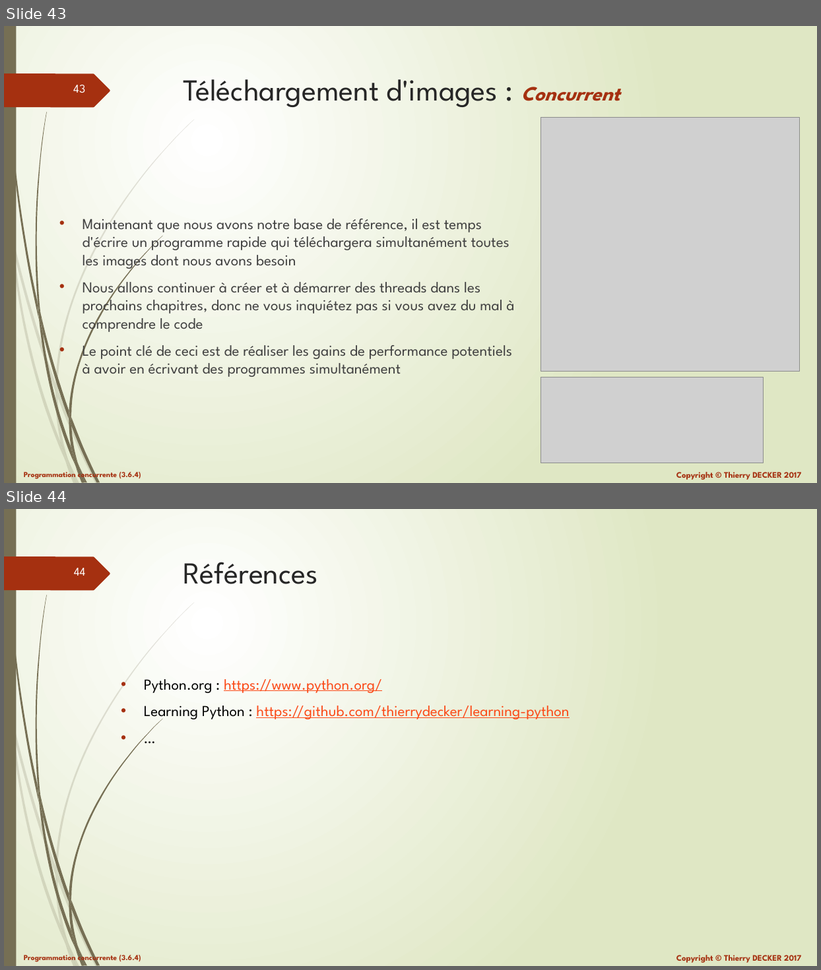
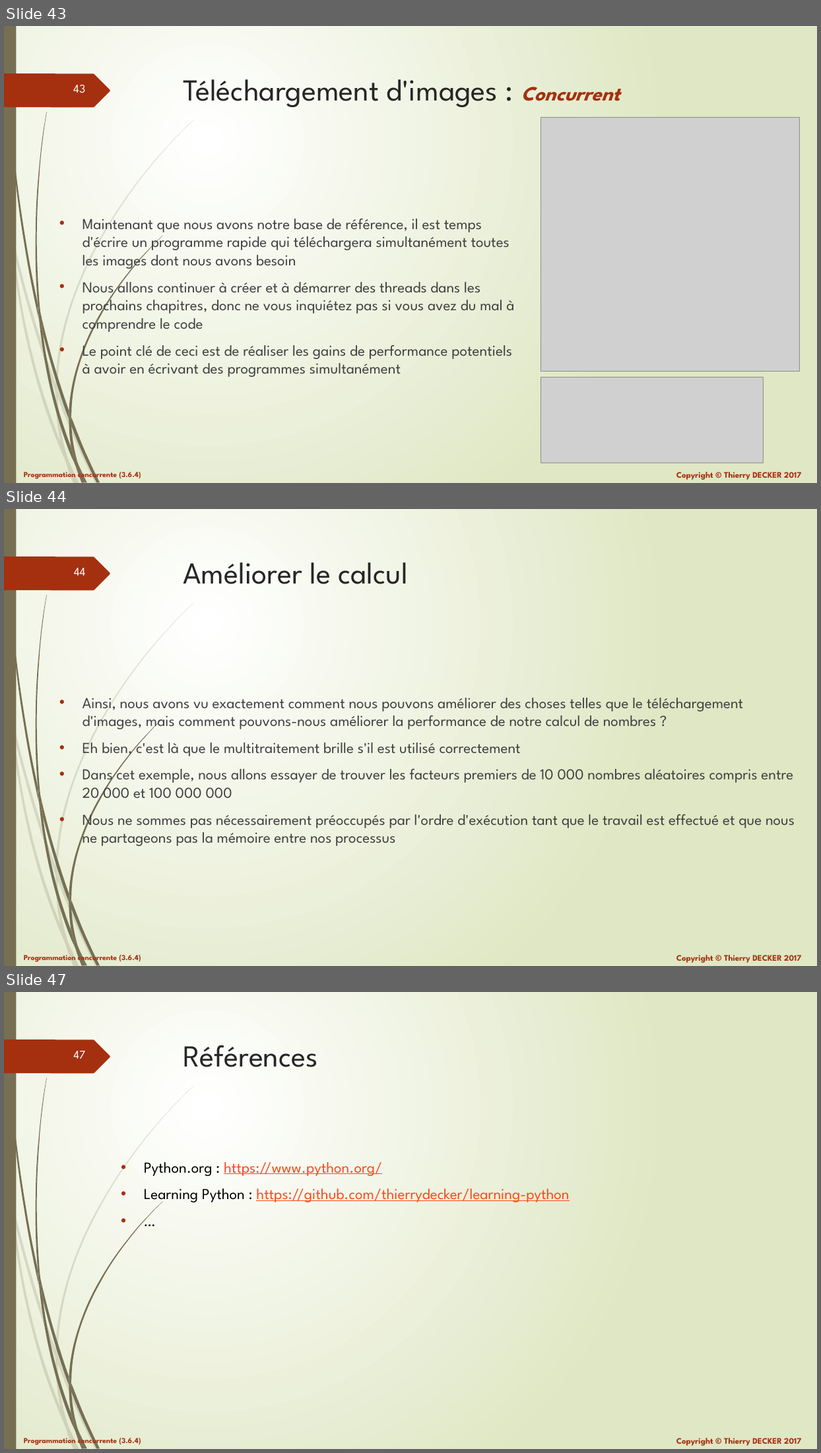
Before and after one commit to VikmanTheRacoon/learning-python, a slide deck: documentations/python-103.pptx. Shown one above the other, each under a label of ours: slides 43 and 44 before the commit, slides 43, 44 and 47 after it; the slides between them are not shown. The pictures are 821x970 and 821x1453 pixels, drawn with LibreOffice and Linux fonts; fonts in the diff are those of the drawing; grey boxes stand for pictures. Boxes give left, top, right and bottom in pixels: in the first picture for what was removed or moved away, otherwise in the second. Text is boxed around its words. In the diff, an @@ line names an element or a change of style, - is before the commit and + after.

```diff
--- a/documentations/python-103.pptx
+++ b/documentations/python-103.pptx
@@ slide 44 added at <box>4,509,817,966</box>, background gradient #FFFFFF to #DFE8C4; not listed: 27 template elements that a slide beside it also shows @@
@@ title added at <box>183,562,407,584</box>, 36 pt, text #262626 @@
+Améliorer le calcul
@@ text added at <box>83,698,795,846</box>, 18 pt, text #404040 @@
+• Ainsi, nous avons vu exactement comment nous pouvons améliorer des choses telles que le téléchargement d'images, mais comment pouvons-nous améliorer la performance de notre calcul de nombres ?
+• Eh bien, c'est là que le multitraitement brille s'il est utilisé correctement
+• Dans cet exemple, nous allons essayer de trouver les facteurs premiers de 10 000 nombres aléatoires compris entre 20 000 et 100 000 000
+• Nous ne sommes pas nécessairement préoccupés par l'ordre d'exécution tant que le travail est effectué et que nous ne partageons pas la mémoire entre nos processus
@@ what was slide 44 is now slide 47 @@
@@ page number at <box>73,1051,85,1059</box>: text changed @@
-44
+47
```
Also in this commit, not shown: 2 other slides added, 1 other file.
